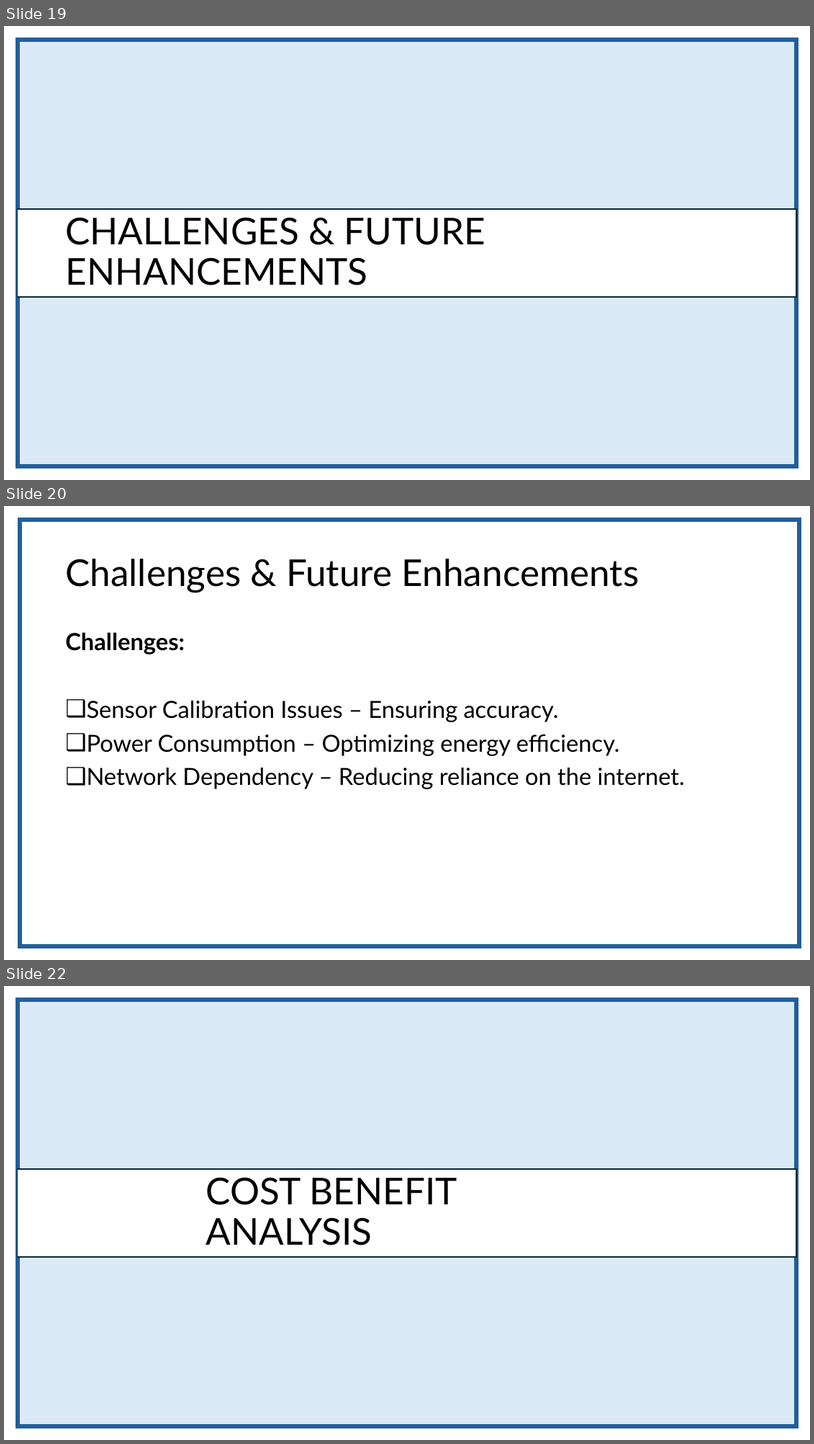
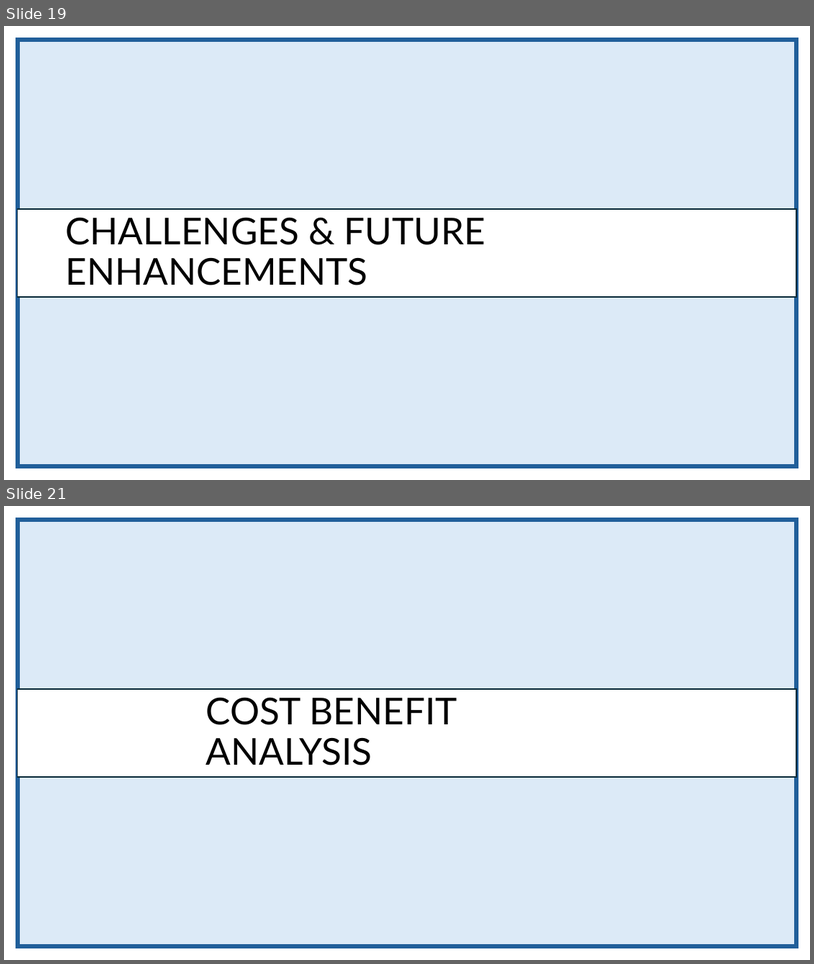
Before and after one commit to fasih124/FYP_203, a slide deck: Requirement/specification/CareNest.pptx. Shown one above the other, each under a label of ours: slides 19, 20 and 22 before the commit, slides 19 and 21 after it; the slides between them are not shown. The pictures are 814x1444 and 814x964 pixels, drawn with LibreOffice and Linux fonts; fonts in the diff are those of the drawing. Boxes give left, top, right and bottom in pixels: in the first picture for what was removed or moved away, otherwise in the second. Text is boxed around its words. In the diff, an @@ line names an element or a change of style, - is before the commit and + after.

```diff
--- a/Requirement/specification/CareNest.pptx
+++ b/Requirement/specification/CareNest.pptx
@@ slide 20 removed at bbox=[4, 506, 810, 960], background #FFFFFF @@
@@ rectangle removed at bbox=[20, 519, 800, 947] @@
@@ title removed at bbox=[65, 559, 640, 592] @@
-Challenges & Future Enhancements
@@ text removed at bbox=[65, 632, 685, 789] @@
-Challenges:
-❑ Sensor Calibration Issues – Ensuring accuracy.
-❑ Power Consumption – Optimizing energy efficiency.
-❑ Network Dependency – Reducing reliance on the internet.
@@ what was slide 22 is now slide 21 @@
```
Also in this commit, not shown: 4 slides changed, 1 slide added, 1 other slide removed.
